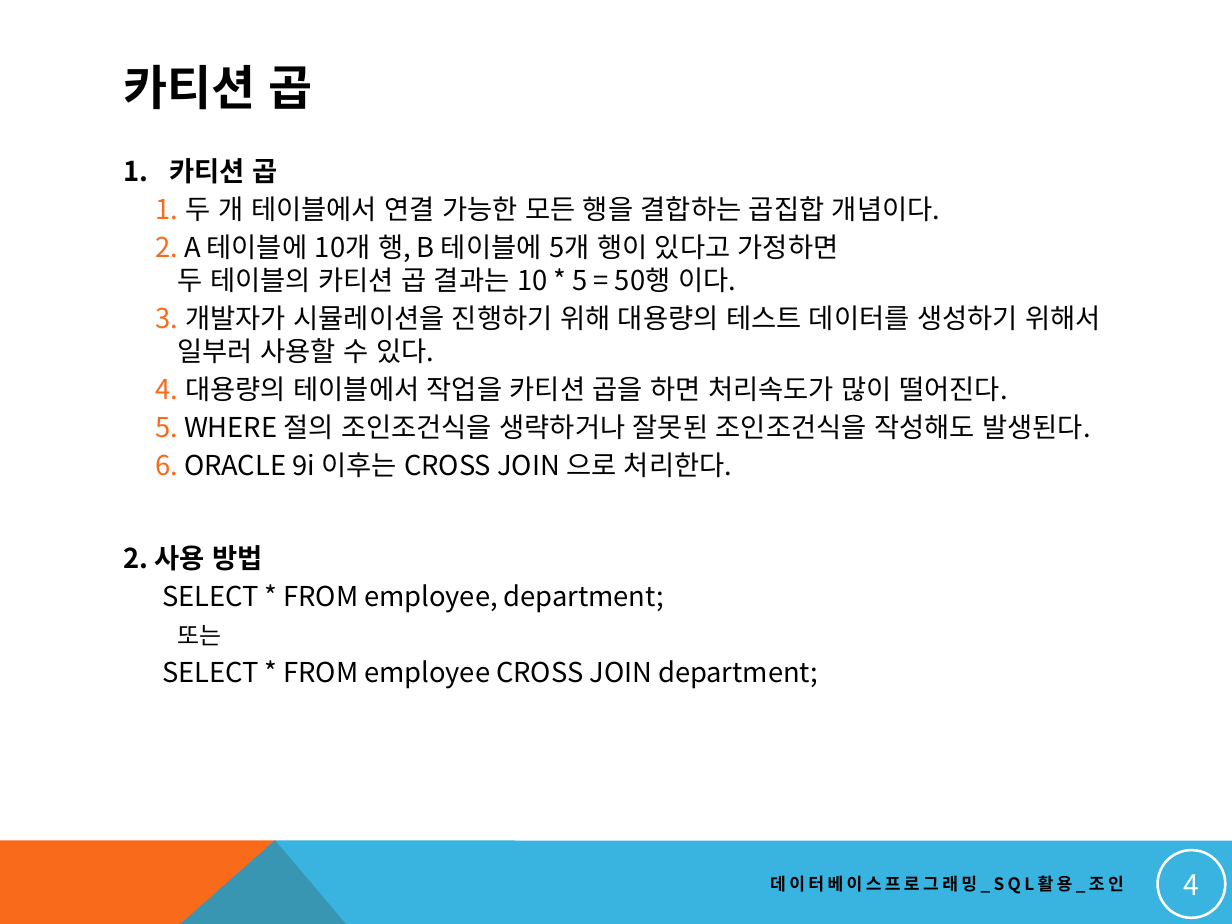
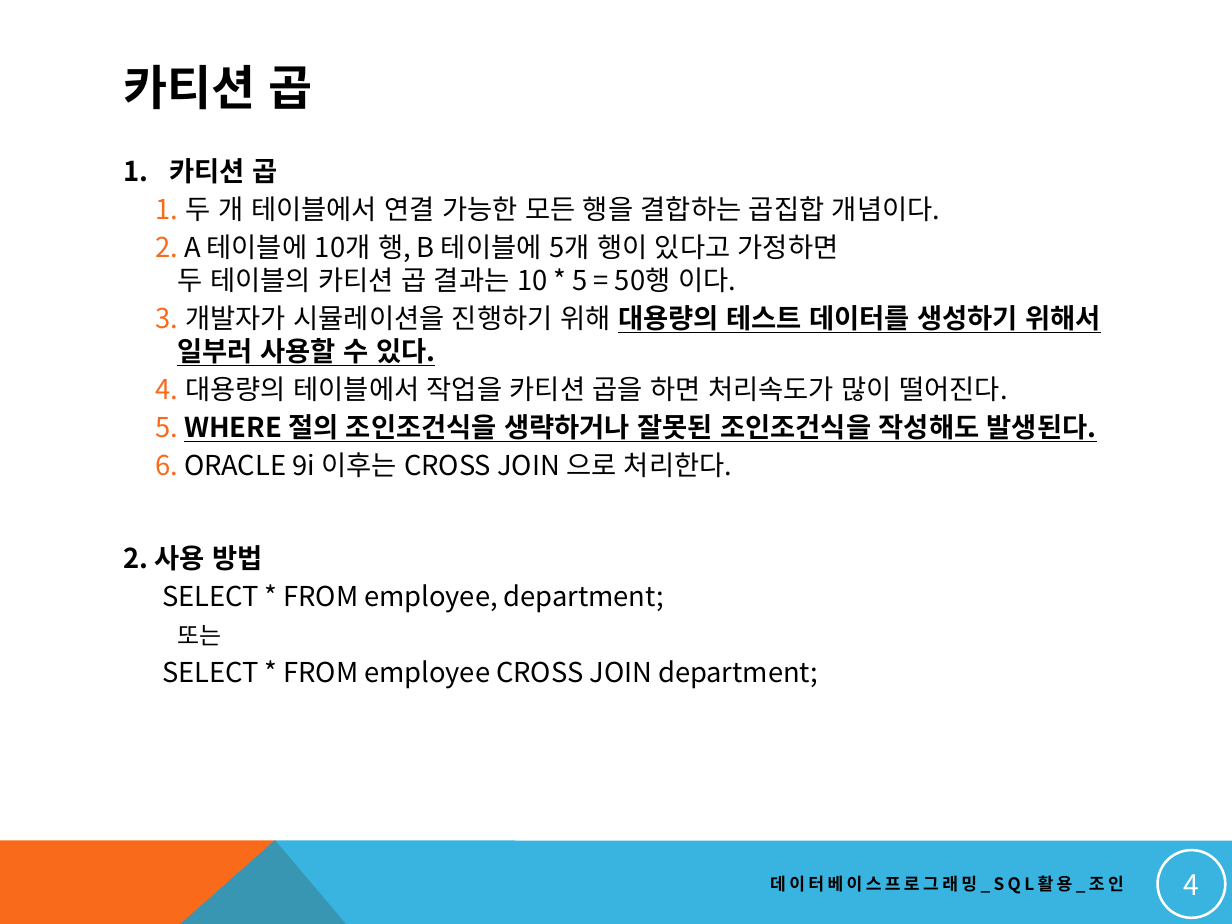
Before and after one commit to soeun1365/dbstudy, a slide deck: slide 4 of NEW_DBMS교안/16. 고급 SQL 작성하기_조인.pptx. Drawn at 1232x924 pixels with LibreOffice and Linux fonts; fonts in the diff are those of the drawing. Boxes give left, top, right and bottom in pixels: in the first picture for what was removed or moved away, otherwise in the second. Text is boxed around its words. In the diff, an @@ line names an element or a change of style, - is before the commit and + after.

```diff
--- a/NEW_DBMS교안/16. 고급 SQL 작성하기_조인.pptx
+++ b/NEW_DBMS교안/16. 고급 SQL 작성하기_조인.pptx
@@ text at [177, 305, 1100, 442]: bold on, underline on in "대용량의 테스트 데이터를 생성하기 위해서 일부러 사용할 ...", "WHERE 절의 조인조건식을 생략하거나 잘못된 조인조건식을 작성해도 ..." @@
```
Also in this commit, not shown: 4 other slides changed, 9 other files.
